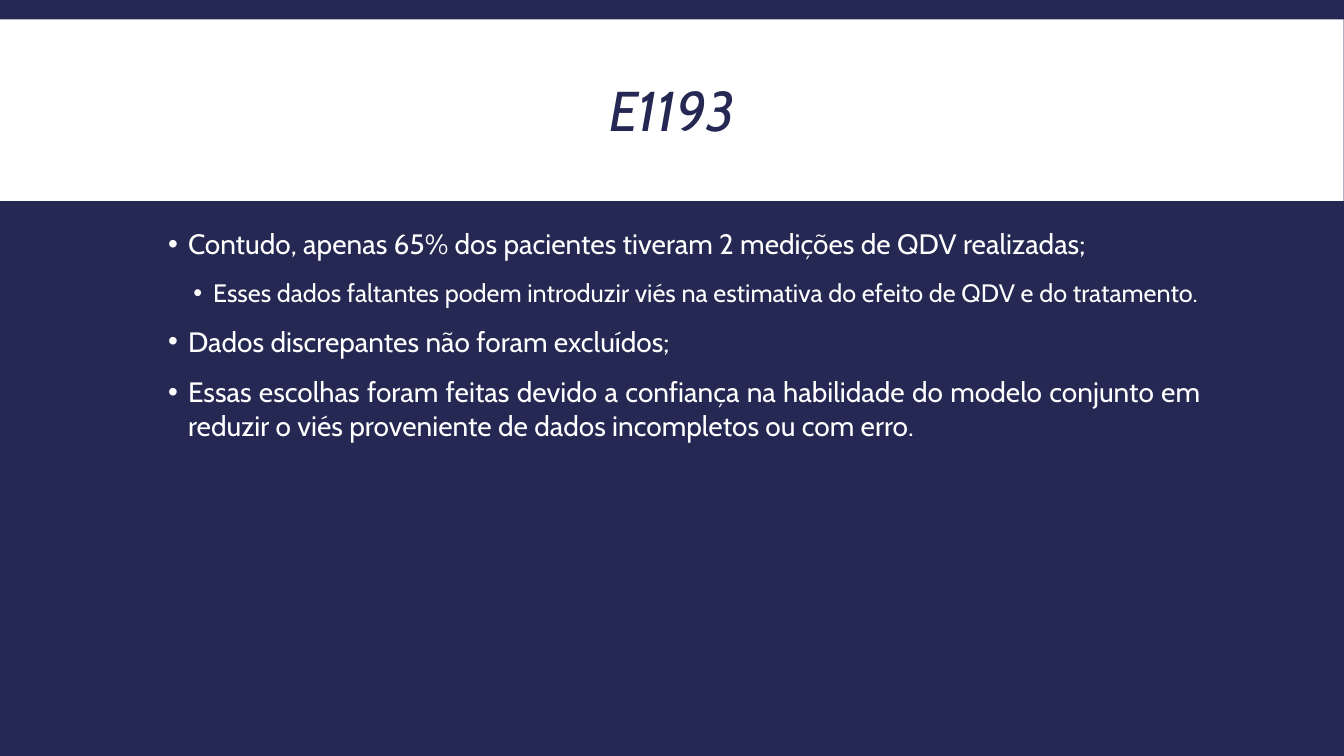
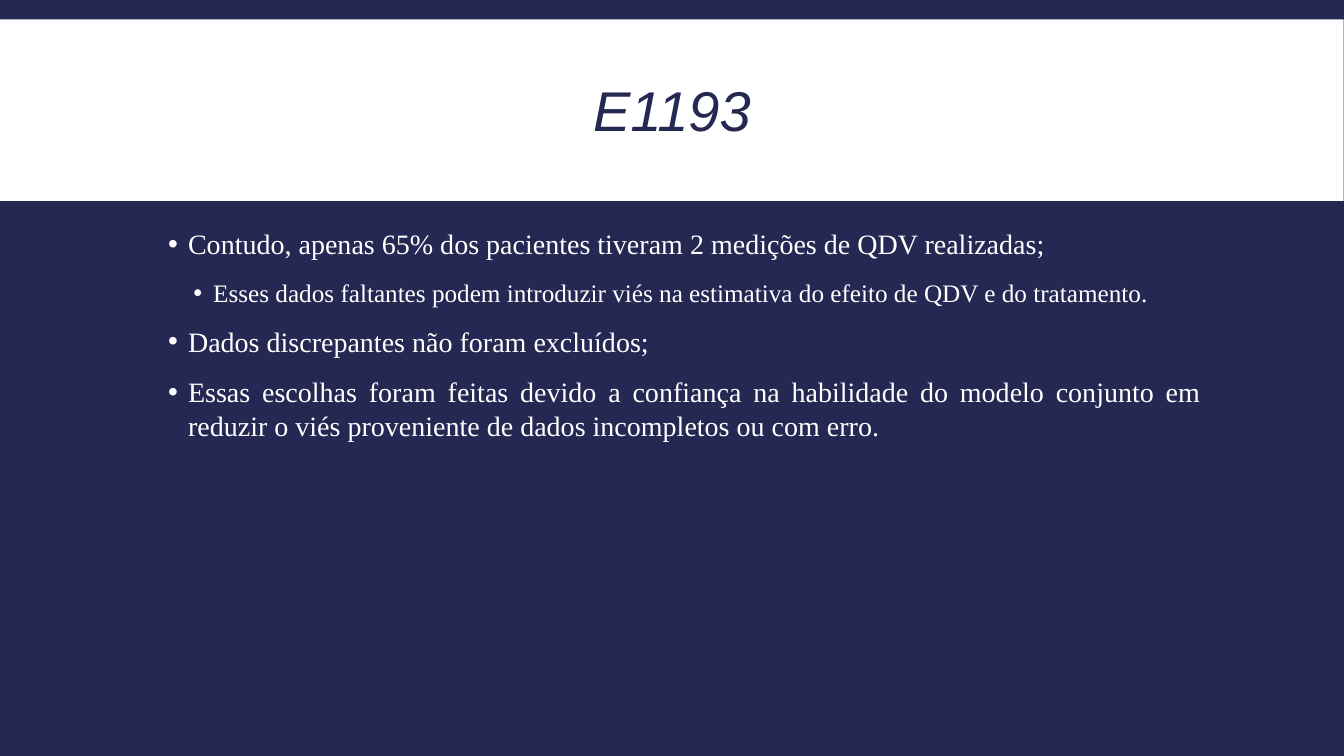
Before and after one commit to itff/Seminarios2, a slide deck: slide 19 of Apresentacao_Editado.pptx. Drawn at 1344x756 pixels with LibreOffice and Linux fonts; fonts in the diff are those of the drawing. Boxes give left, top, right and bottom in pixels: in the first picture for what was removed or moved away, otherwise in the second. Text is boxed around its words. In the diff, an @@ line names an element or a change of style, - is before the commit and + after.

Commit message:
Cada vez que olho, mais uma mudança é feita

```diff
--- a/Apresentacao_Editado.pptx
+++ b/Apresentacao_Editado.pptx
@@ title "E1193" at [593,92,751,132]: font Cabin to Arial @@
@@ text "Contudo, apenas 65% dos pacientes ..." at [188,234,1200,441]: font Cabin to Times New Roman @@
```
Also in this commit, not shown: 31 other slides changed, 1 slide added, 1 slide removed.
